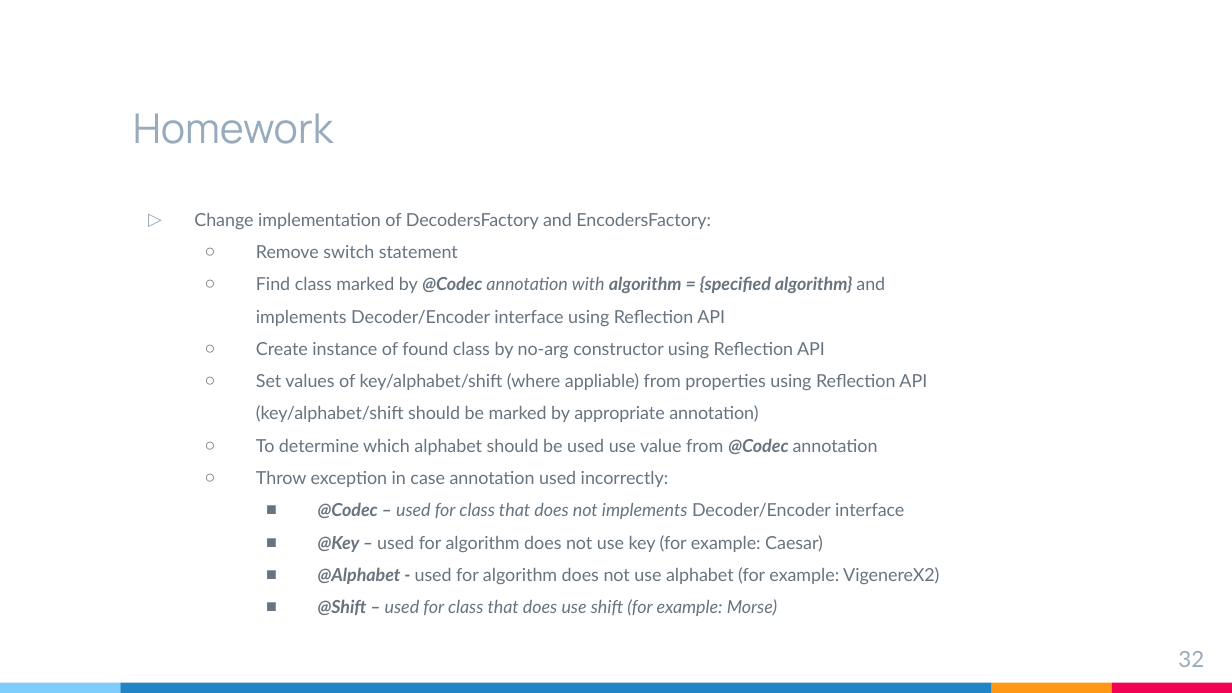
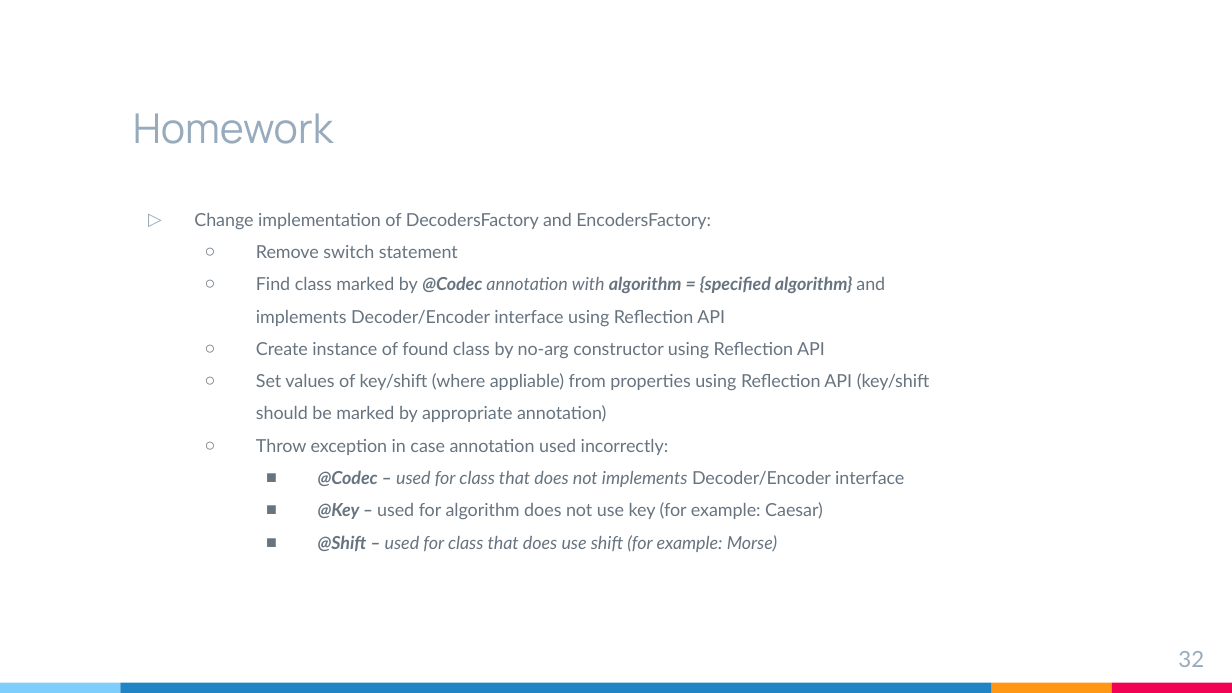
Before and after one commit to brahinets/GeekHub-J4W-9, a slide deck: slide 32 of Lectures/Lesson 12 - Reflection API, Annotations.pptx. Drawn at 1232x693 pixels with LibreOffice and Linux fonts; fonts in the diff are those of the drawing. Boxes give left, top, right and bottom in pixels: in the first picture for what was removed or moved away, otherwise in the second. Text is boxed around its words. In the diff, an @@ line names an element or a change of style, - is before the commit and + after.

Commit message:
L12 updated homework

```diff
--- a/Lectures/Lesson 12 - Reflection API, Annotations.pptx
+++ b/Lectures/Lesson 12 - Reflection API, Annotations.pptx
@@ text at bbox=[256, 373, 930, 422]: text changed @@
-  ○ Set values of key/alphabet/shift (where appliable) from properties using Reflection API (key/alphabet/shift should be marked by appropriate annotation)
-  ○ To determine which alphabet should be used use value from @Codec annotation
+  ○ Set values of key/shift (where appliable) from properties using Reflection API (key/shift should be marked by appropriate annotation)
@@ text at bbox=[318, 567, 939, 584]: paragraph removed @@
-    ■ @Alphabet - used for algorithm does not use alphabet (for example: VigenereX2)
```
Also in this commit, not shown: 2 other slides changed.
